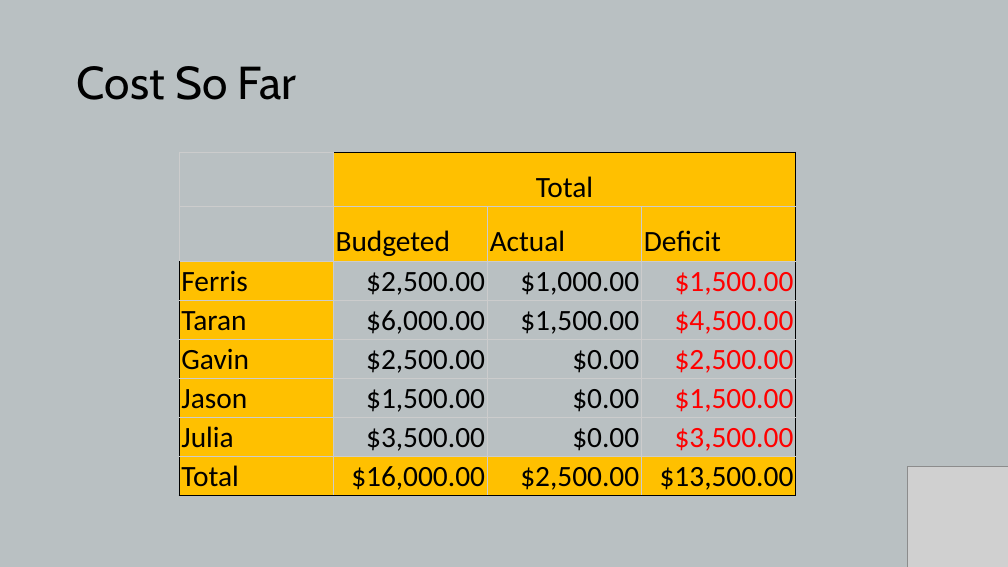
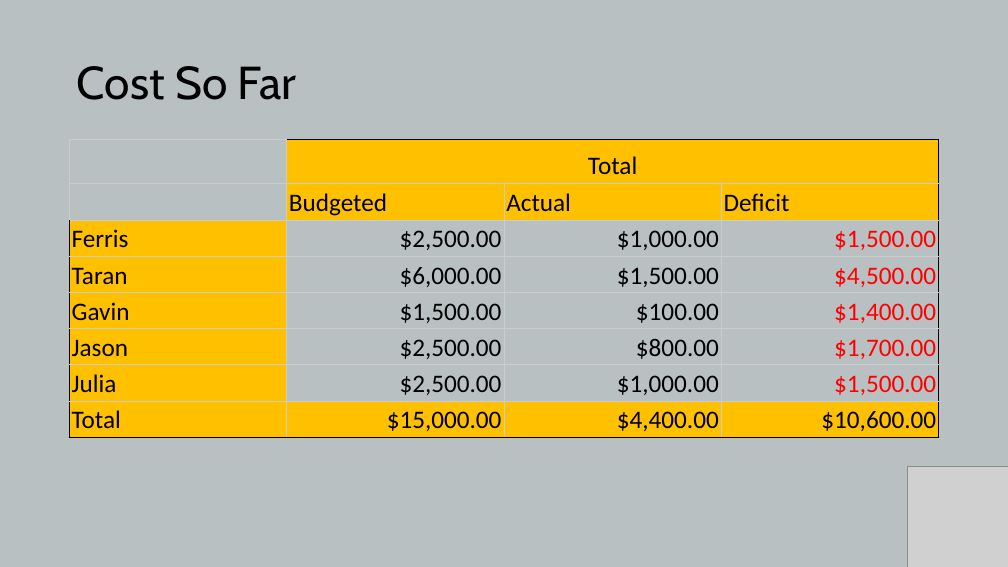
Before and after one commit to theIntethesis/Hero-Climb, a slide deck: slide 9 of docs/[TL2] Taran/TL2 Team Update.pptx (slide 10 before the commit). Drawn at 1008x567 pixels with LibreOffice and Linux fonts; fonts in the diff are those of the drawing; grey boxes stand for pictures. Boxes give left, top, right and bottom in pixels: in the first picture for what was removed or moved away, otherwise in the second. Text is boxed around its words. In the diff, an @@ line names an element or a change of style, - is before the commit and + after.

```diff
--- a/docs/[TL2] Taran/TL2 Team Update.pptx
+++ b/docs/[TL2] Taran/TL2 Team Update.pptx
@@ table at [70, 140, 941, 437] @@
-row 5: Gavin | $2,500.00 | $0.00 | $2,500.00
+row 5: Gavin | $1,500.00 | $100.00 | $1,400.00
-row 6: Jason | $1,500.00 | $0.00 | $1,500.00
+row 6: Jason | $2,500.00 | $800.00 | $1,700.00
-row 7: Julia | $3,500.00 | $0.00 | $3,500.00
+row 7: Julia | $2,500.00 | $1,000.00 | $1,500.00
-row 8: Total | $16,000.00 | $2,500.00 | $13,500.00
+row 8: Total | $15,000.00 | $4,400.00 | $10,600.00
@@ size 28 to 24 pt in "Total", "Budgeted", "Actual", "Deficit" and 12 more places @@
@@ table: place and size @@
-table at [179, 152, 796, 494]
+table at [70, 140, 941, 437]
```
Also in this commit, not shown: 3 other slides changed, 3 slides added, 4 slides removed, 3 other files.
